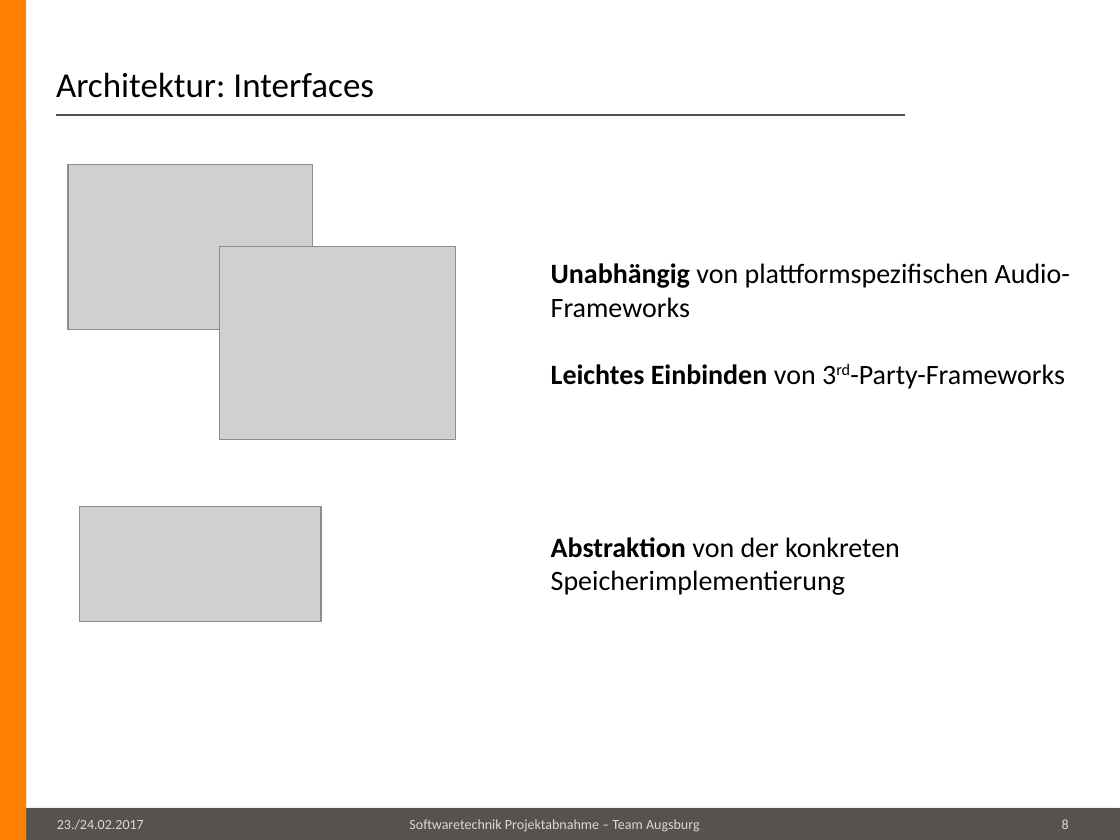
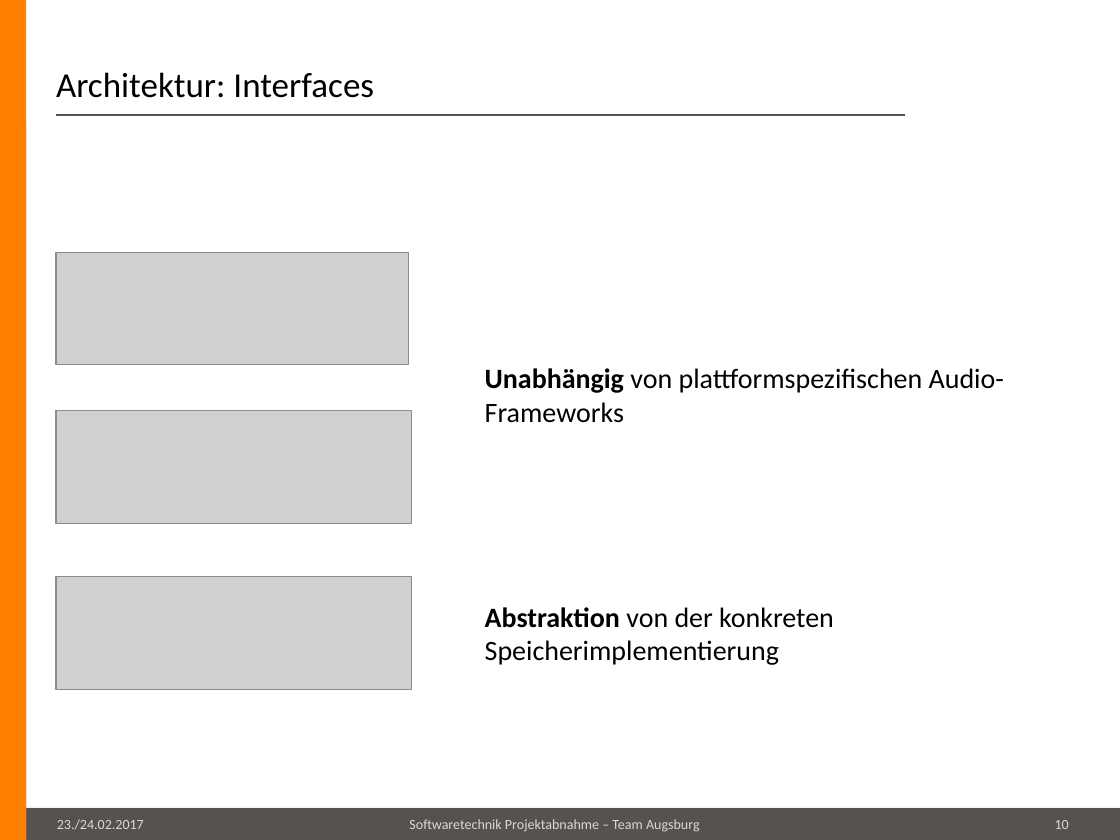
Before and after one commit to maul-esel/swt-projekt, a slide deck: slide 10 of Lingvo/Abgabe/präsentation.pptx (slide 8 before the commit). Drawn at 1120x840 pixels with LibreOffice and Linux fonts; fonts in the diff are those of the drawing; grey boxes stand for pictures; background and template pictures are left out. Boxes give left, top, right and bottom in pixels: in the first picture for what was removed or moved away, otherwise in the second. Text is boxed around its words. In the diff, an @@ line names an element or a change of style, - is before the commit and + after.

```diff
--- a/Lingvo/Abgabe/präsentation.pptx
+++ b/Lingvo/Abgabe/präsentation.pptx
@@ picture removed at [68,165,312,329] @@
@@ picture added at [56,252,409,364] @@
@@ picture removed at [220,246,456,439] @@
@@ text "Unabhängig von plattformspezifischen Audio-Frameworks": place and size @@
-text "Unabhängig von plattformspezifischen Audio-Frameworks" at [551,263,1070,389]
+text "Unabhängig von plattformspezifischen Audio-Frameworks" at [485,368,1004,423]
@@ text at [551,364,1065,389]: paragraph removed @@
-Leichtes Einbinden von 3rd-Party-Frameworks
@@ picture added at [56,411,411,524] @@
@@ picture removed at [80,506,320,622] @@
@@ picture added at [56,577,411,690] @@
@@ text "Abstraktion von der konkreten Speicherimplementierung": place and size @@
-text "Abstraktion von der konkreten Speicherimplementierung" at [551,537,900,595]
+text "Abstraktion von der konkreten Speicherimplementierung" at [485,607,834,665]
@@ page number at [1055,820,1069,829]: text changed @@
-8
+10
```
Also in this commit, not shown: 5 other slides changed, 3 slides added, 1 slide removed.
